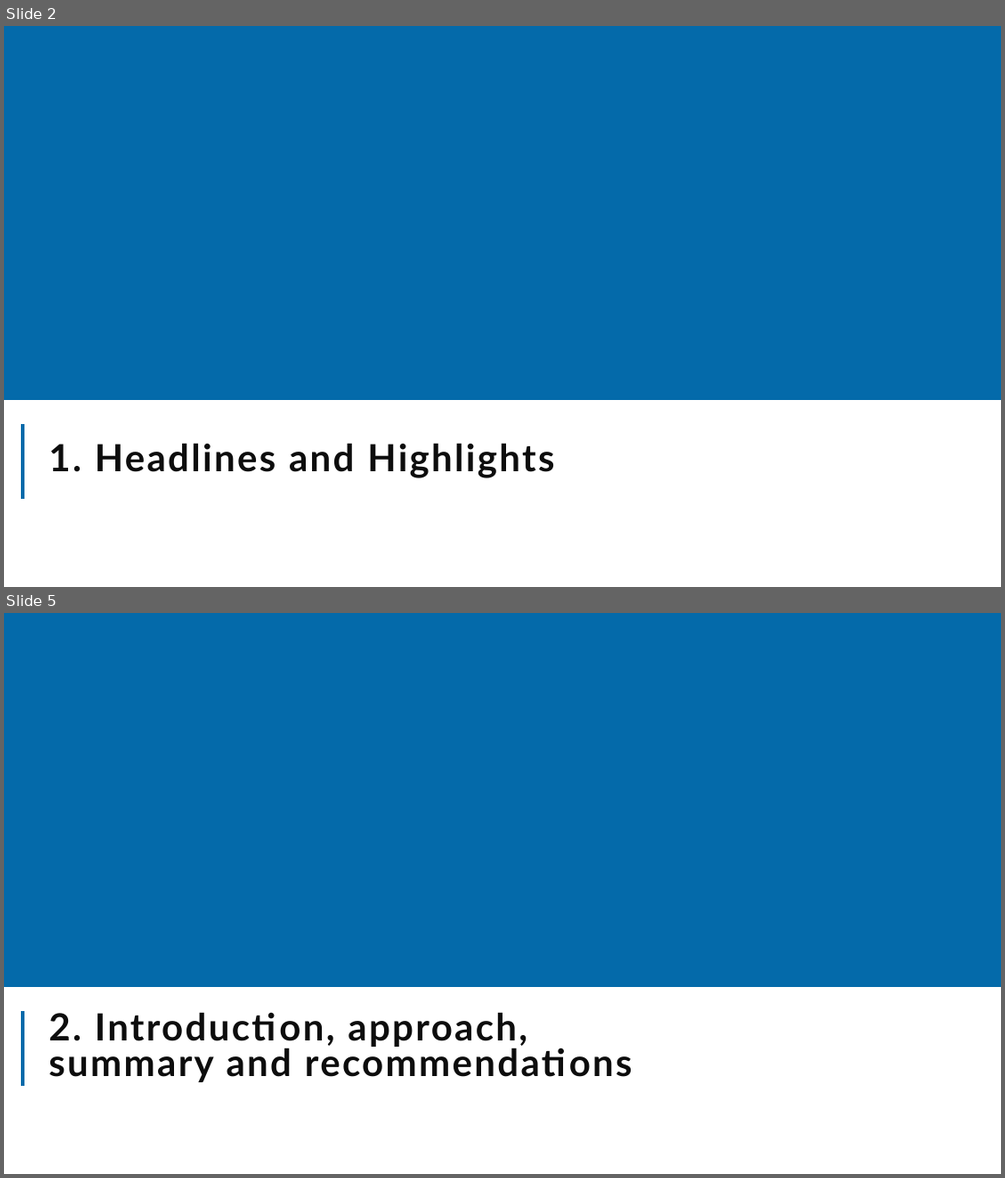
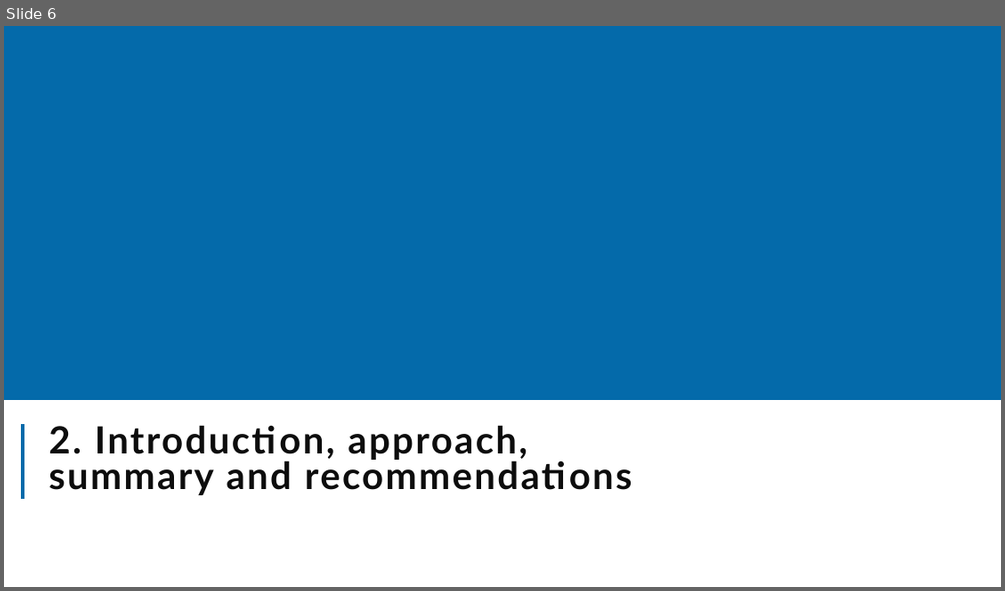
Before and after one commit to The-Strategy-Unit/nhp_sbr_impacts, a slide deck: NHP_SBR impacts_2024_summaryfinal.pptx. Shown one above the other, each under a label of ours: slides 2 and 5 before the commit, slide 6 after it; the slides between them are not shown. The pictures are 1005x1178 and 1005x591 pixels, drawn with LibreOffice and Linux fonts; fonts in the diff are those of the drawing; background and template pictures are left out. Boxes give left, top, right and bottom in pixels: in the first picture for what was removed or moved away, otherwise in the second. Text is boxed around its words. In the diff, an @@ line names an element or a change of style, - is before the commit and + after.

```diff
--- a/NHP_SBR impacts_2024_summaryfinal.pptx
+++ b/NHP_SBR impacts_2024_summaryfinal.pptx
@@ slide 2 removed at bbox=[4, 26, 1001, 587], background #FFFFFF; not listed: 2 template elements that a slide beside it also shows @@
@@ title removed at bbox=[48, 443, 554, 478] @@
-1. Headlines and Highlights
@@ what was slide 5 is now slide 6 @@
```
Also in this commit, not shown: 10 slides changed, 2 slides added, 4 other files.
